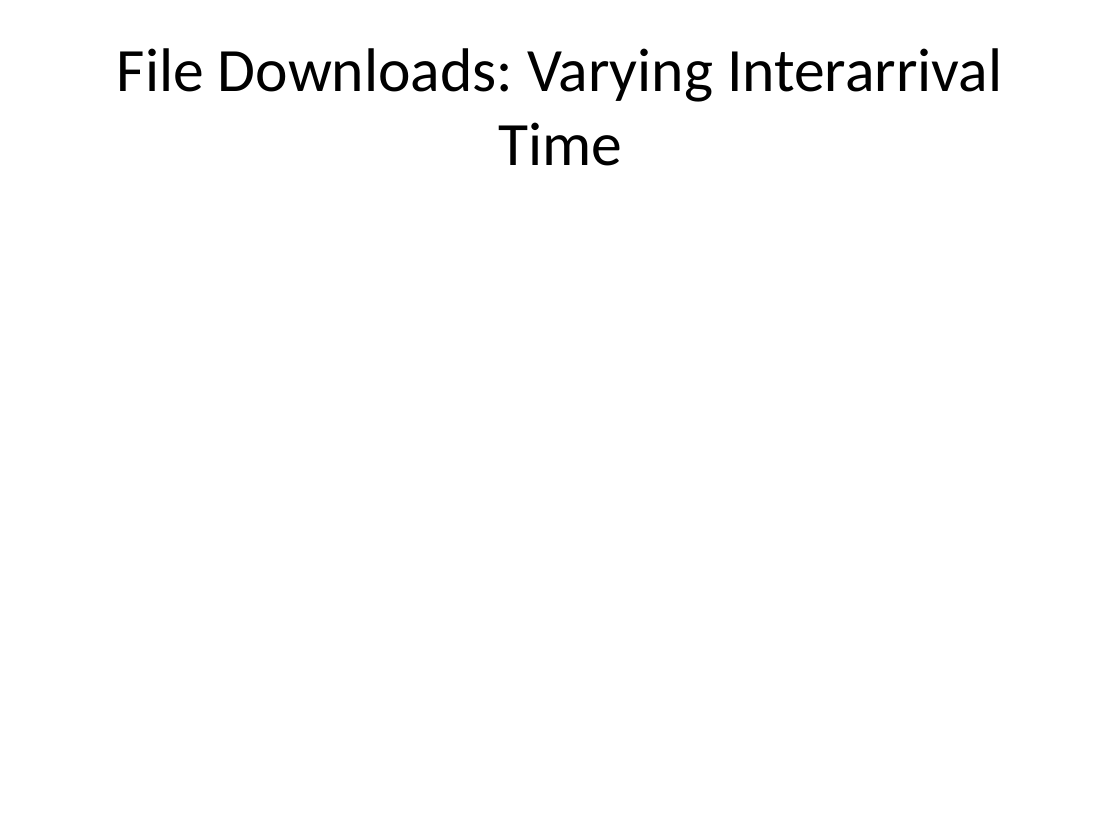
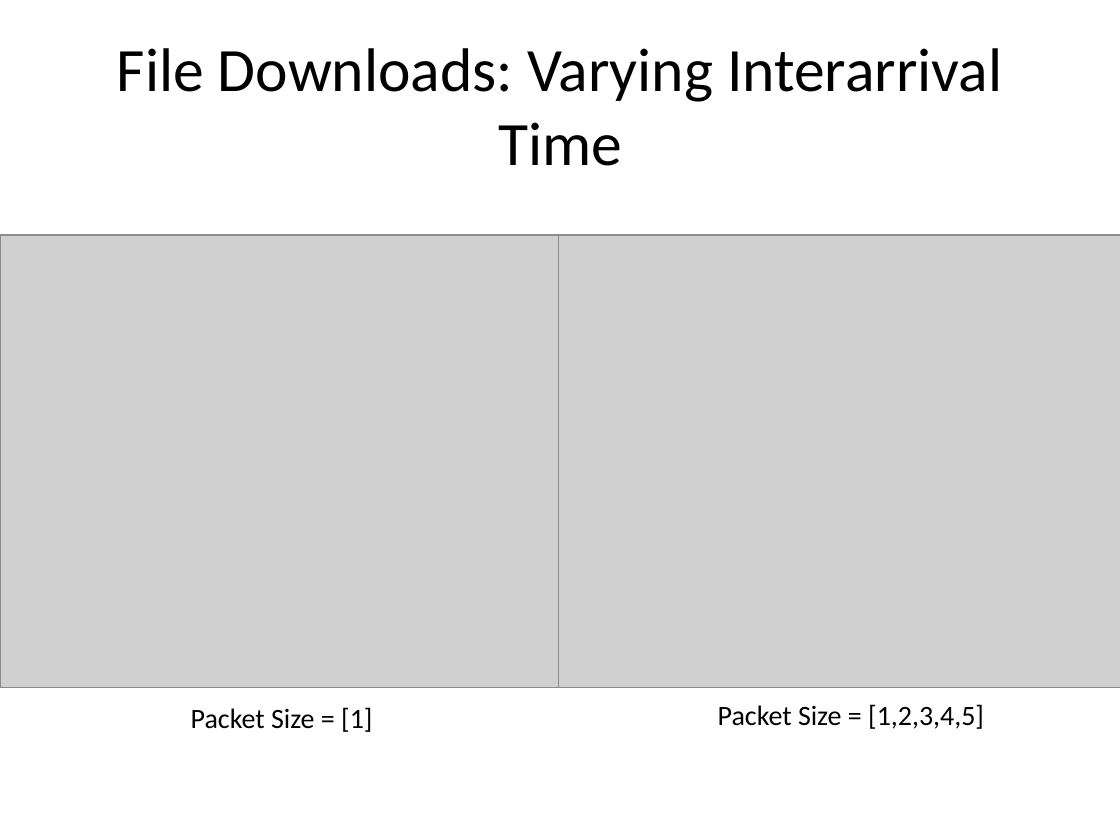
Before and after one commit to tamirh-uci/HeteroTrafficModels, a slide deck: slide 25 of presentation/slides.pptx. Drawn at 1120x840 pixels with LibreOffice and Linux fonts; fonts in the diff are those of the drawing; grey boxes stand for pictures. Boxes give left, top, right and bottom in pixels: in the first picture for what was removed or moved away, otherwise in the second. Text is boxed around its words. In the diff, an @@ line names an element or a change of style, - is before the commit and + after.

```diff
--- a/presentation/slides.pptx
+++ b/presentation/slides.pptx
@@ picture added at (0,235,603,688) @@
@@ picture added at (559,235,1120,688) @@
@@ text added at (191,707,372,732), 18 pt, text #000000 @@
+Packet Size = [1]
@@ text added at (718,704,984,729), 18 pt, text #000000 @@
+Packet Size = [1,2,3,4,5]
```
Also in this commit, not shown: 7 other slides changed, 5 slides added, 3 slides removed.
